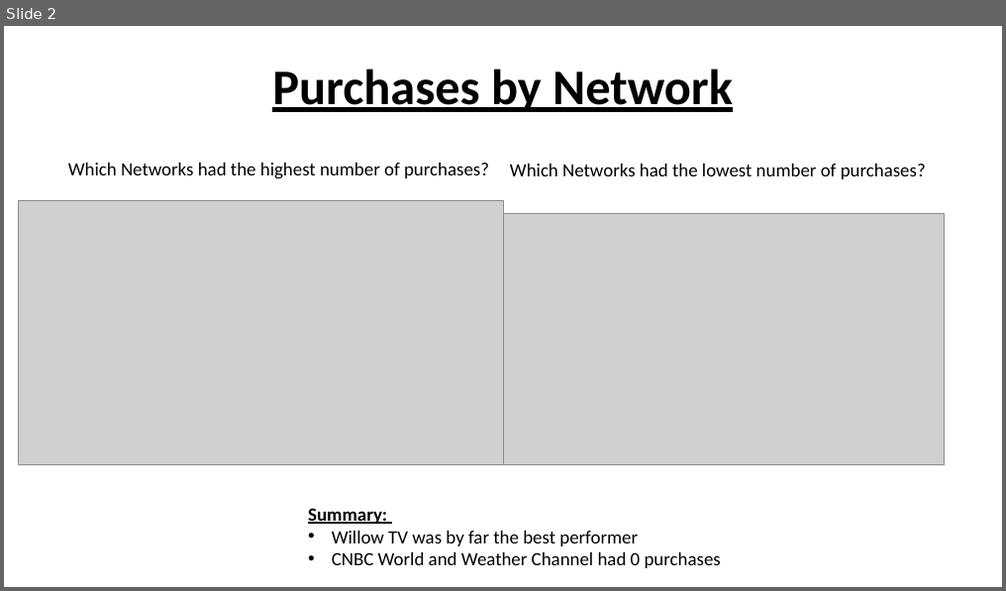
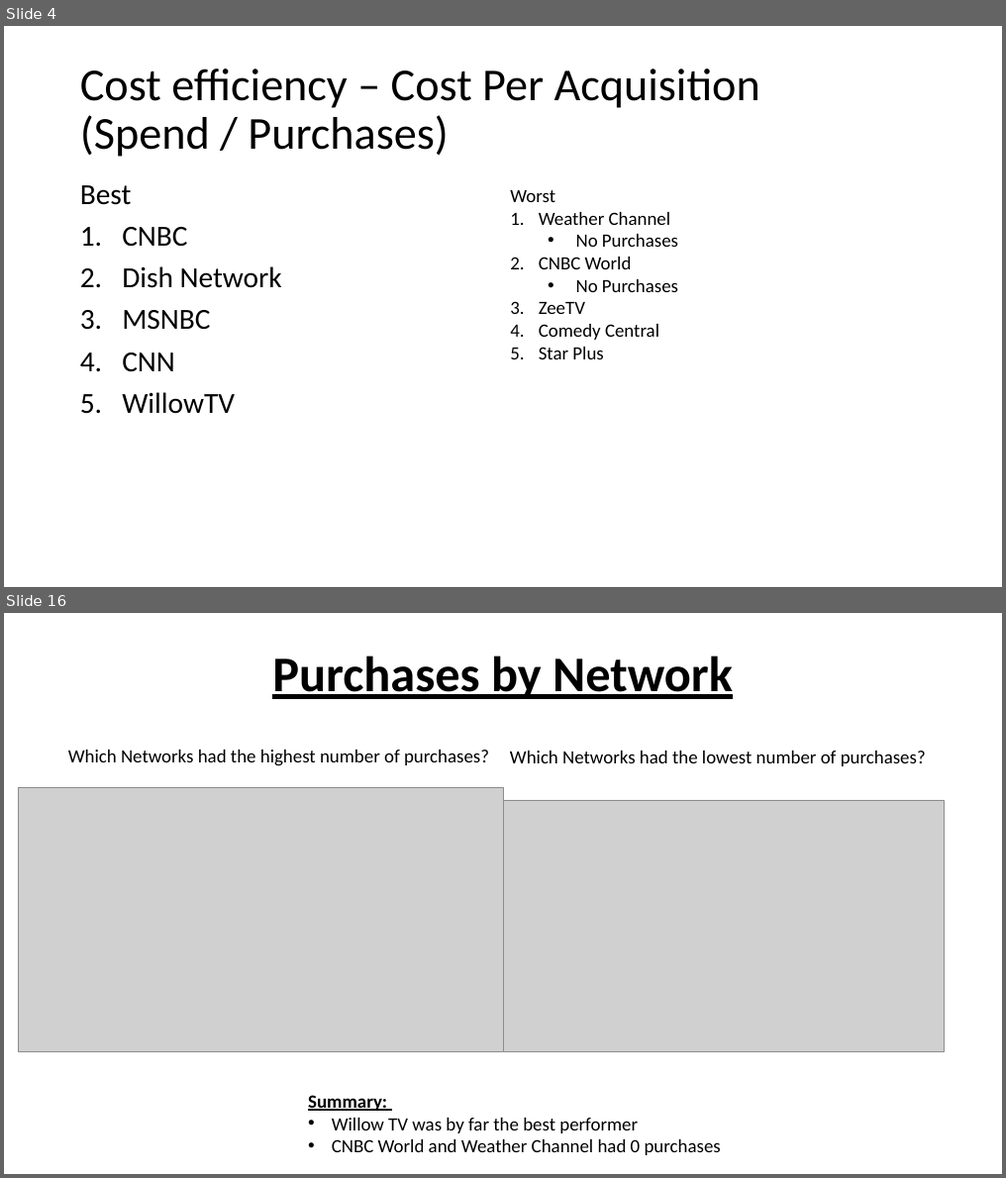
Before and after one commit to papir805/telepulse_ad_campaign_report, a slide deck: companyxyz_presentation.pptx. Shown one above the other, each under a label of ours: slide 2 before the commit, slides 4 and 16 after it; the slides between them are not shown. The pictures are 1006x591 and 1006x1178 pixels, drawn with LibreOffice and Linux fonts; fonts in the diff are those of the drawing; grey boxes stand for pictures. Boxes give left, top, right and bottom in pixels: in the first picture for what was removed or moved away, otherwise in the second. Text is boxed around its words. In the diff, an @@ line names an element or a change of style, - is before the commit and + after.

```diff
--- a/companyxyz_presentation.pptx
+++ b/companyxyz_presentation.pptx
@@ slide 4 added at box(4, 26, 1002, 587), background #FFFFFF @@
@@ title added at box(80, 69, 760, 157), 44 pt, text #000000 @@
+Cost efficiency – Cost Per Acquisition (Spend / Purchases)
@@ text added at box(80, 185, 282, 414), 28 pt, text #000000 @@
+Best
+1. CNBC
+2. Dish Network
+3. MSNBC
+4. CNN
+5. WillowTV
@@ text added at box(510, 190, 678, 360), 18 pt, text #000000 @@
+Worst
+1. Weather Channel
+  • No Purchases
+2. CNBC World
+  • No Purchases
+3. ZeeTV
+4. Comedy Central
+5. Star Plus
@@ what was slide 2 is now slide 16 @@
```
Also in this commit, not shown: 1 slide changed, 13 other slides added, 1 slide removed, 10 other files.
